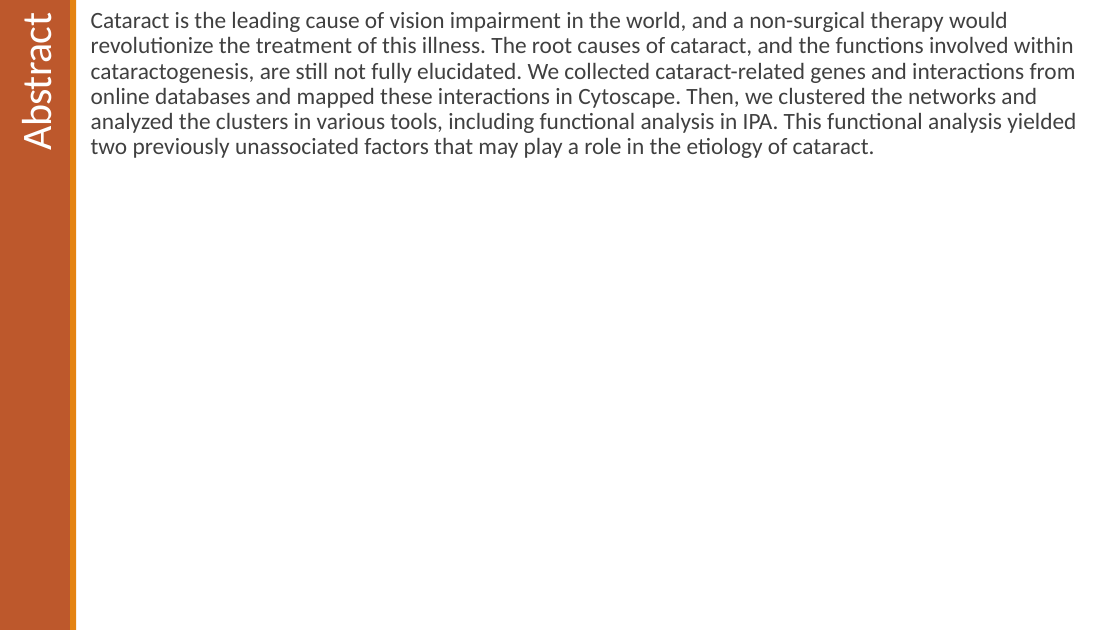
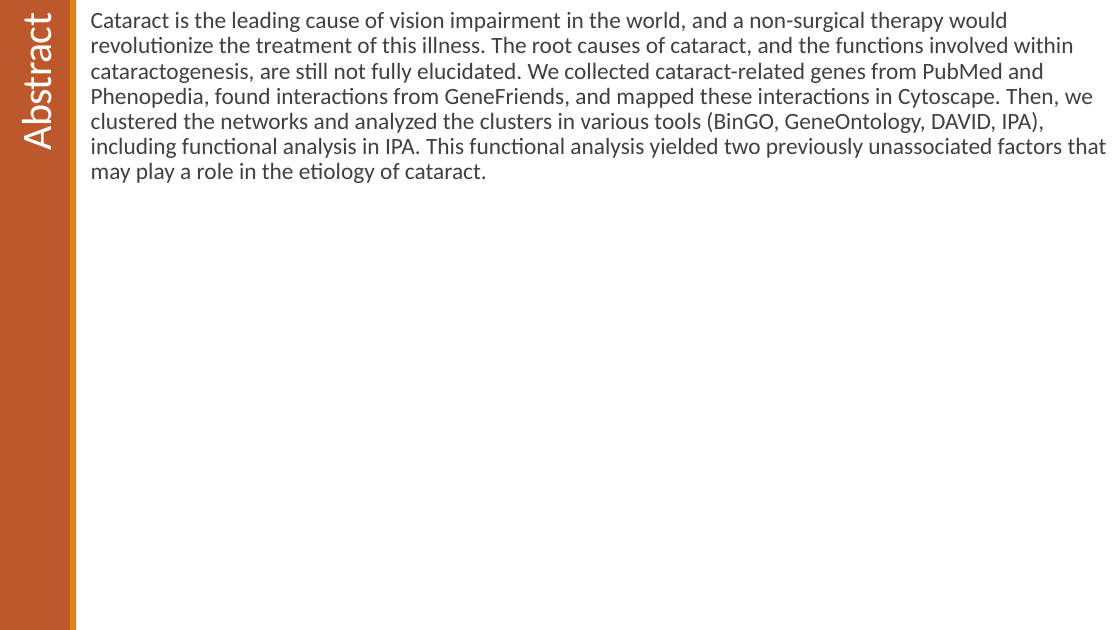
Before and after one commit to dyaom/REHS-2019, a slide deck: slide 2 of Cataract_posterslidesonly.pptx. Drawn at 1120x630 pixels with LibreOffice and Linux fonts; fonts in the diff are those of the drawing. Boxes give left, top, right and bottom in pixels: in the first picture for what was removed or moved away, otherwise in the second. Text is boxed around its words. In the diff, an @@ line names an element or a change of style, - is before the commit and + after.

```diff
--- a/Cataract_posterslidesonly.pptx
+++ b/Cataract_posterslidesonly.pptx
@@ text at [91, 12, 1107, 183]: text changed @@
-  Cataract is the leading cause of vision impairment in the world, and a non-surgical therapy would revolutionize the treatment of this illness. The root causes of cataract, and the functions involved within cataractogenesis, are still not fully elucidated. We collected cataract-related genes and interactions from online databases and mapped these interactions in Cytoscape. Then, we clustered the networks and analyzed the clusters in various tools, including functional analysis in IPA. This functional analysis yielded two previously unassociated factors that may play a role in the etiology of cataract.
+  Cataract is the leading cause of vision impairment in the world, and a non-surgical therapy would revolutionize the treatment of this illness. The root causes of cataract, and the functions involved within cataractogenesis, are still not fully elucidated. We collected cataract-related genes from PubMed and Phenopedia, found interactions from GeneFriends, and mapped these interactions in Cytoscape. Then, we clustered the networks and analyzed the clusters in various tools (BinGO, GeneOntology, DAVID, IPA), including functional analysis in IPA. This functional analysis yielded two previously unassociated factors that may play a role in the etiology of cataract.
```
Also in this commit, not shown: 10 other slides changed, 7 other files.
